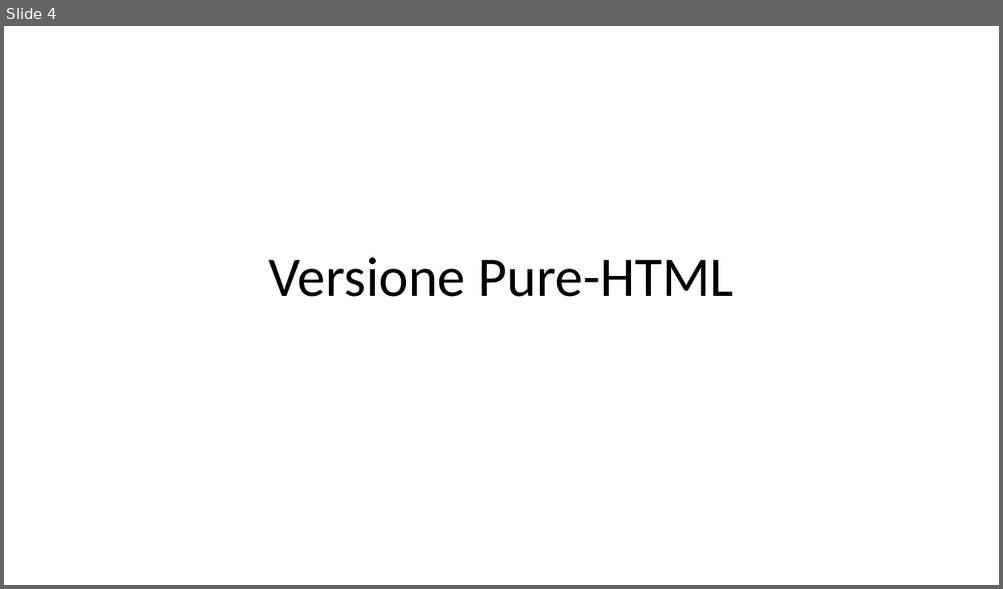
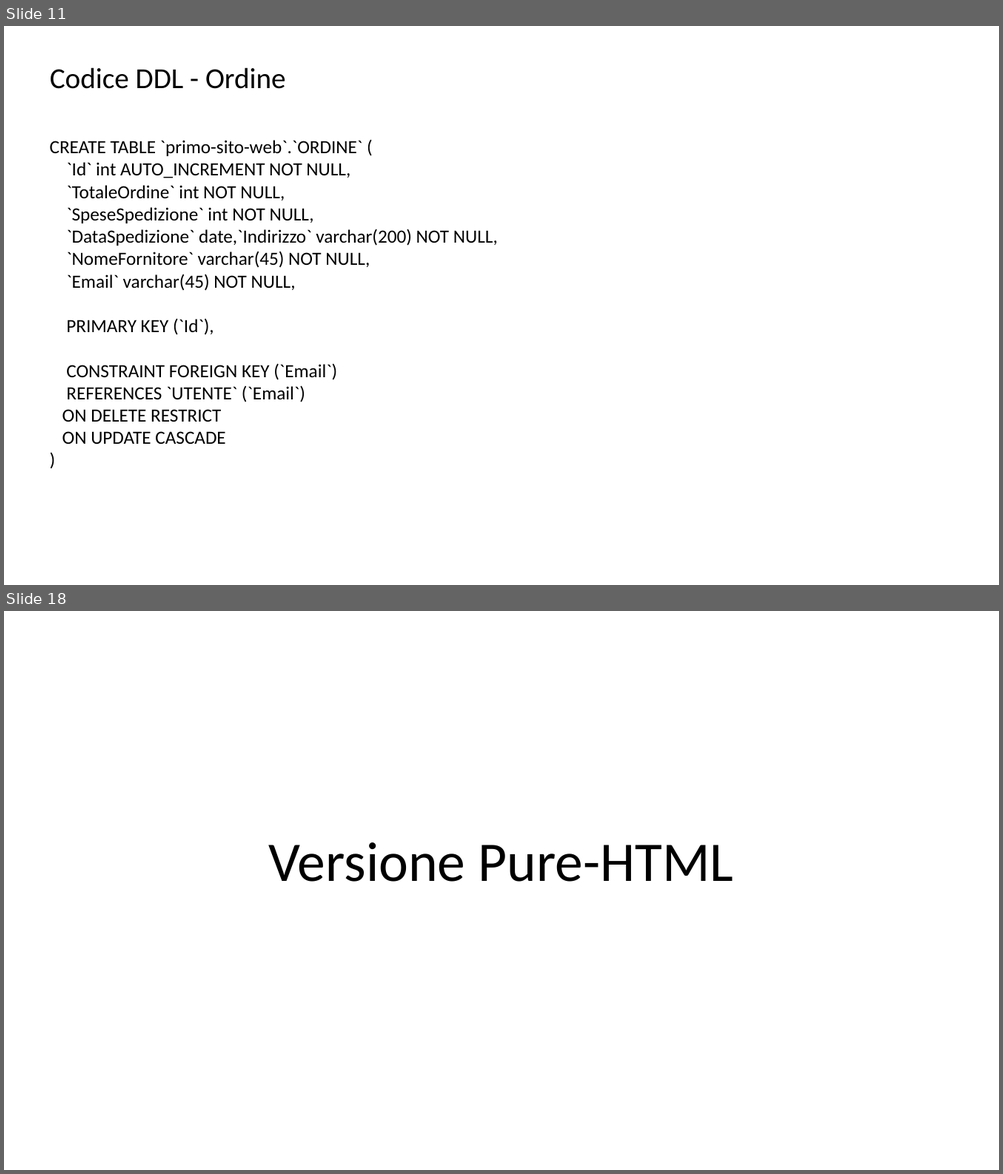
Before and after one commit to peetceenatoo/primo-sito-web, a slide deck: Progetto TIW 2023.pptx. Shown one above the other, each under a label of ours: slide 4 before the commit, slides 11 and 18 after it; the slides between them are not shown. The pictures are 1003x589 and 1003x1174 pixels, drawn with LibreOffice and Linux fonts; fonts in the diff are those of the drawing. Boxes give left, top, right and bottom in pixels: in the first picture for what was removed or moved away, otherwise in the second. Text is boxed around its words. In the diff, an @@ line names an element or a change of style, - is before the commit and + after.

```diff
--- a/Progetto TIW 2023.pptx
+++ b/Progetto TIW 2023.pptx
@@ slide 11 added at box(4, 26, 999, 585), background #FFFFFF @@
@@ title added at box(50, 67, 286, 89), 28 pt, text #000000 @@
+Codice DDL - Ordine
@@ text added at box(50, 140, 498, 445), 18 pt, text #000000 @@
+CREATE TABLE `primo-sito-web`.`ORDINE` (
+`Id` int AUTO_INCREMENT NOT NULL,
+`TotaleOrdine` int NOT NULL,
+`SpeseSpedizione` int NOT NULL,
+`DataSpedizione` date,`Indirizzo` varchar(200) NOT NULL,
+`NomeFornitore` varchar(45) NOT NULL,
+`Email` varchar(45) NOT NULL,
+PRIMARY KEY (`Id`),
+CONSTRAINT FOREIGN KEY (`Email`)
+REFERENCES `UTENTE` (`Email`)
+ON DELETE RESTRICT
+ON UPDATE CASCADE
+)
@@ what was slide 4 is now slide 18 @@
```
Also in this commit, not shown: 1 slide changed, 33 other slides added.
